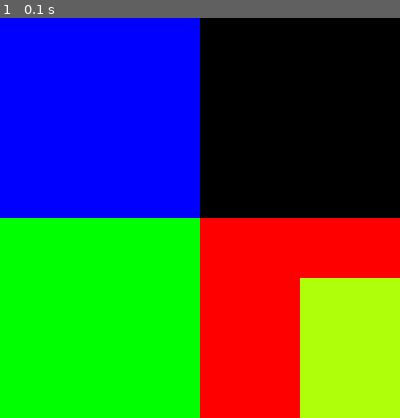
Above: before the commit, frame 1.
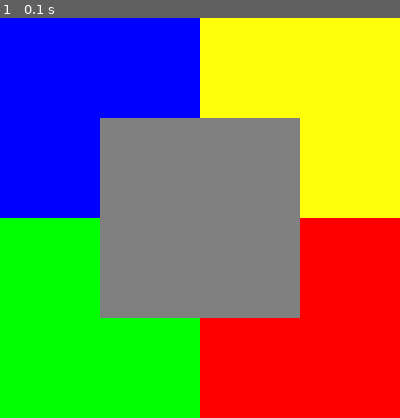
Above: after the commit, the same moment.

Repository: robinsoncortes-ops/introd_pygame
Game: pygame game, started from estructura_.py
Two runs of this game, one before a commit and one after it. Both use one fixed random seed, a clock stepped at 60 frames per second and the inputs below.
Inputs:
- Up to frame 1 (0.1 s): no input

The runs differ from the first frame. In frame 1, 52% of the frame differs, in the area x 25-100%, y 0-100%.

Commit message:
Add files via upload

Diff:
--- a/estructura_.py
+++ b/estructura_.py
@@ -9,28 +9,32 @@
 ventana = pygame.display.set_mode((400,400))
 
 # establecer el titulo de la ventana
-pygame.display.set_caption("pygame guanenta")
+pygame.display.set_caption("ROBINSON CORTES")
 
 # definir colores
 azul = ( 0,0,255)
 rojo = ( 255, 0, 0)
 verde = (0, 255, 0)
-amarillo = ( 175,255,10)
+amarillo = ( 255,255,10)
+gris = ( 128,128,128)
 # creamos una superficie
 superficie_1 = pygame.Surface((200,200))
 superficie_2 = pygame.Surface((200,200))
 superficie_3 = pygame.Surface((200,200))
 superficie_4 = pygame.Surface((200,200))
+superficie_5 = pygame.Surface((200,200))
 # rellemos la superficie de color
 superficie_1.fill(azul)
 superficie_2.fill(rojo)
 superficie_3.fill(verde)
 superficie_4.fill(amarillo)
+superficie_5.fill(gris)
 # agregar o mover la superficie a la ventana
 ventana.blit(superficie_1, (0,0))
 ventana.blit(superficie_2, (200,200))
 ventana.blit(superficie_3, (0,200))
-ventana.blit(superficie_4, (300,260))
+ventana.blit(superficie_4, (200,0))
+ventana.blit(superficie_5, (100,100))
 # Actulizar visualizacion de la ventana
 pygame.display.flip()
 
